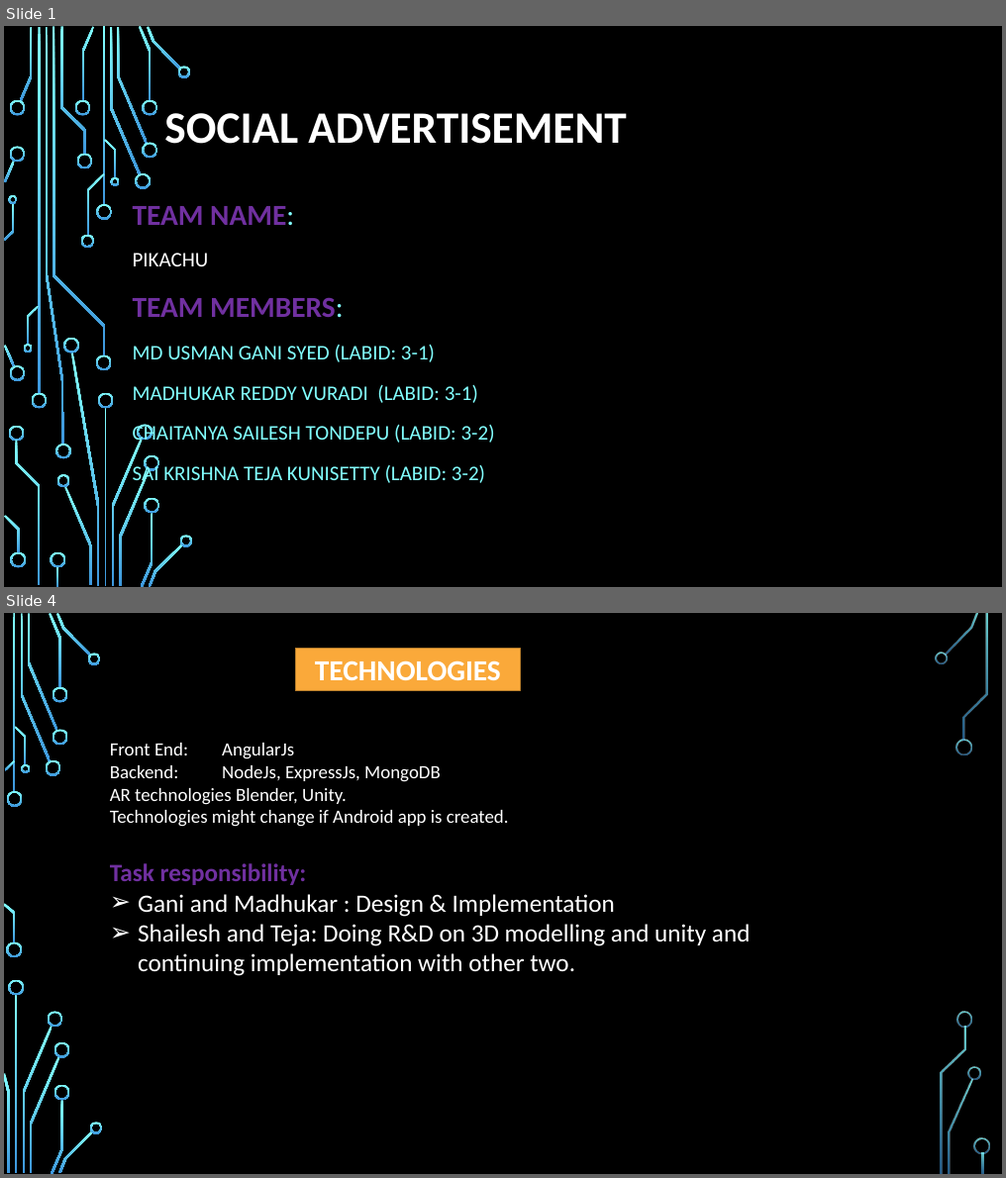
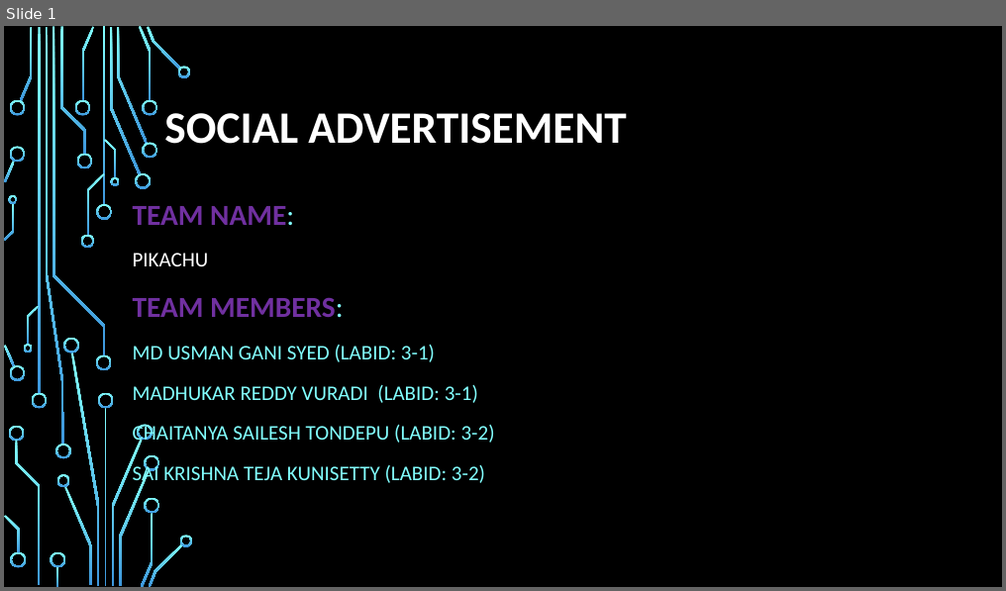
Before and after one commit to gani938/ASE-PROJECT, a slide deck: documentation/Presentation.pptx. Shown one above the other, each under a label of ours: slides 1 and 4 before the commit, slide 1 after it; the slides between them are not shown. The pictures are 1006x1178 and 1006x591 pixels, drawn with LibreOffice and Linux fonts; fonts in the diff are those of the drawing; background and template pictures are left out. Boxes give left, top, right and bottom in pixels: in the first picture for what was removed or moved away, otherwise in the second. Text is boxed around its words. In the diff, an @@ line names an element or a change of style, - is before the commit and + after.

```diff
--- a/documentation/Presentation.pptx
+++ b/documentation/Presentation.pptx
@@ slide 4 removed at box(4, 613, 1002, 1174), background picture (left out) @@
@@ rectangle removed at box(296, 649, 521, 691) @@
-TECHNOLOGIES
@@ text removed at box(110, 743, 750, 976) @@
-Front End: AngularJs
-Backend: NodeJs, ExpressJs, MongoDB
-AR technologies Blender, Unity.
-Technologies might change if Android app is created.
-Task responsibility:
-➢ Gani and Madhukar : Design & Implementation
-➢ Shailesh and Teja: Doing R&D on 3D modelling and unity and continuing implementation with other two.
@@ group removed at box(4, 613, 990, 1174): 33 freeform shapes, 3 rectangles @@
```
Also in this commit, not shown: 5 slides added, 4 other slides removed.
